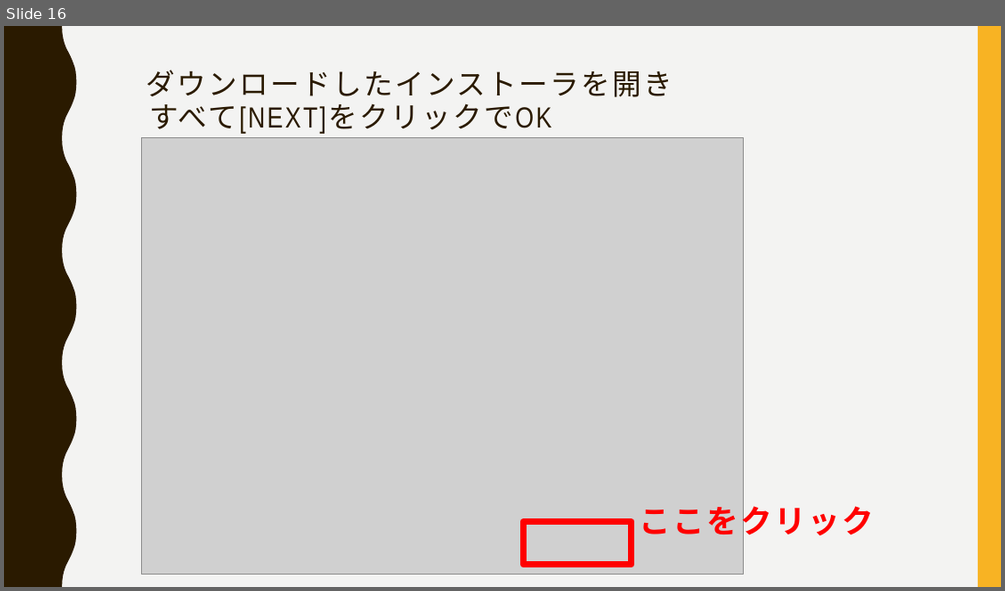
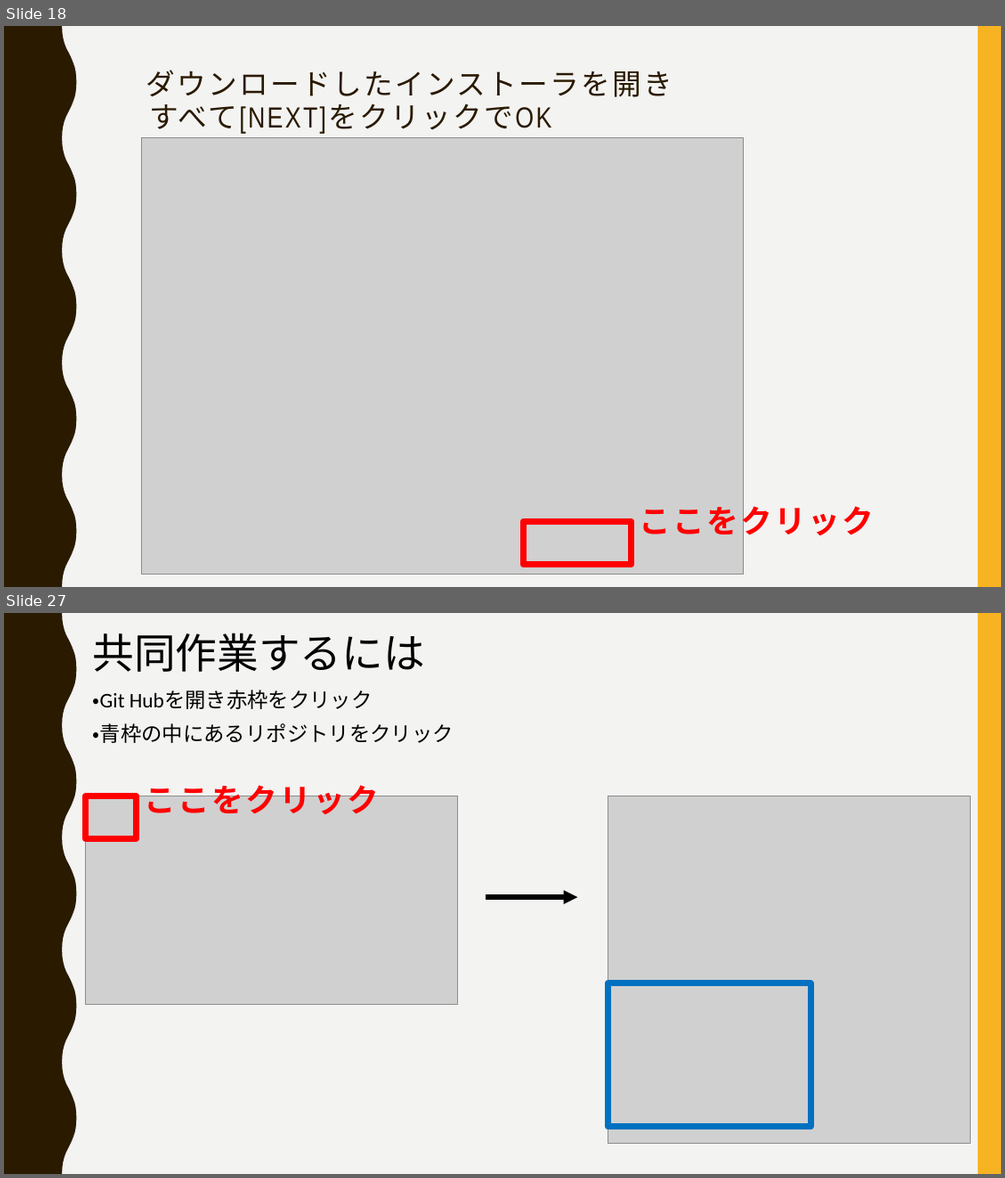
Before and after one commit to FIY24554/git_test, a slide deck: gitについて_加藤.pptx. Shown one above the other, each under a label of ours: slide 16 before the commit, slides 18 and 27 after it; the slides between them are not shown. The pictures are 1005x591 and 1005x1178 pixels, drawn with LibreOffice and Linux fonts; fonts in the diff are those of the drawing; grey boxes stand for pictures. Boxes give left, top, right and bottom in pixels: in the first picture for what was removed or moved away, otherwise in the second. Text is boxed around its words. In the diff, an @@ line names an element or a change of style, - is before the commit and + after.

```diff
--- a/gitについて_加藤.pptx
+++ b/gitについて_加藤.pptx
@@ slide 27 added at (4,613,1001,1174), background #F3F3F2; not listed: 2 template elements that a slide beside it also shows @@
@@ text added at (93,633,425,672), 40 pt, text #000000 @@
+共同作業するには
@@ text added at (93,690,372,709), 20 pt, text #000000 @@
+・Git Hubを開き赤枠をクリック
@@ text added at (93,723,453,743), 20 pt, text #000000 @@
+・青枠の中にあるリポジトリをクリック
@@ picture added at (86,796,457,1005) @@
@@ rectangle added at (86,796,137,839), outline #FF0000 6 pt @@
@@ text added at (144,785,379,814), 30.6 pt, text #FF0000, bold @@
+ここをクリック
@@ picture added at (608,796,971,1143) @@
@@ arrow added from (485, 897) to (577, 897), #000000 4.5 pt @@
@@ rectangle added at (608,983,811,1127), outline #0070C0 6 pt @@
@@ what was slide 16 is now slide 18 @@
```
Also in this commit, not shown: 1 slide changed, 14 other slides added.
